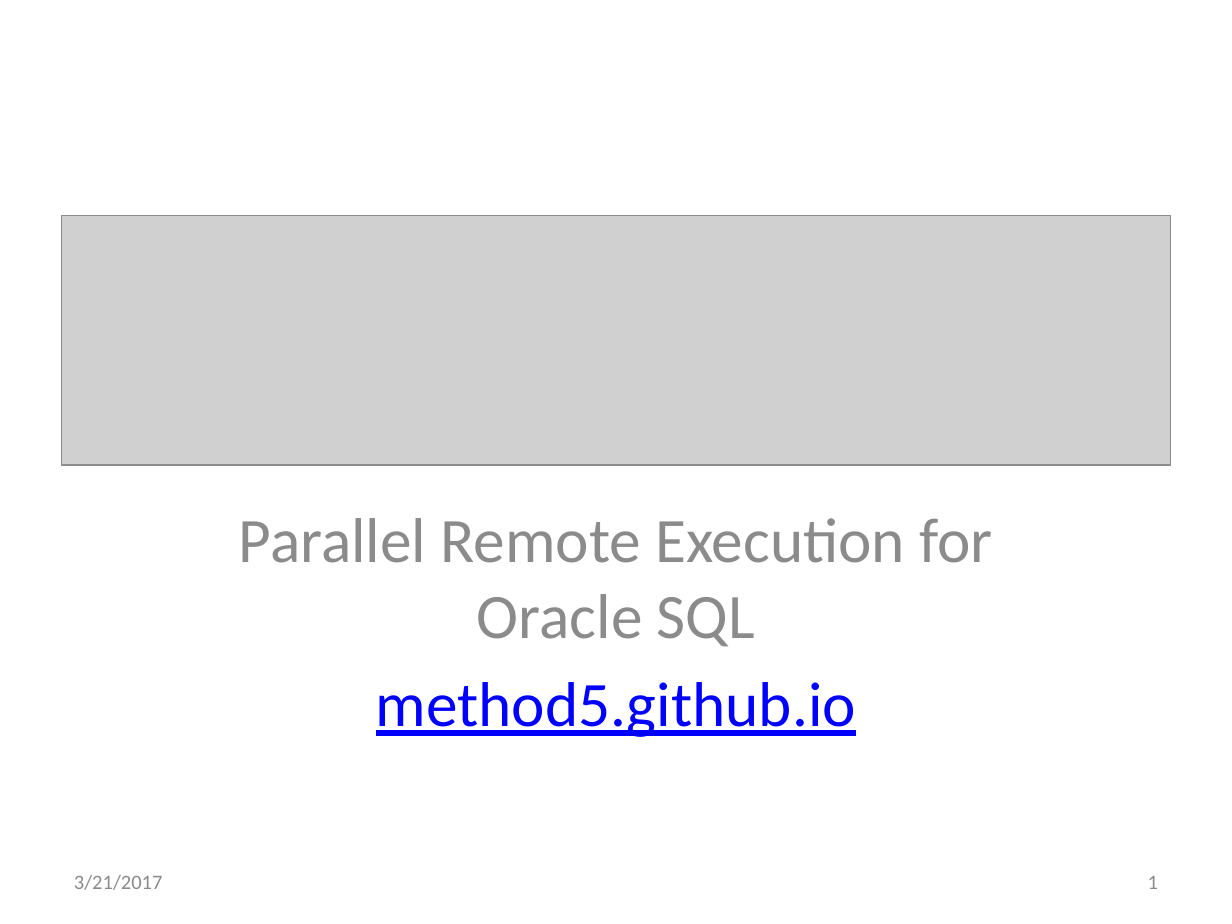
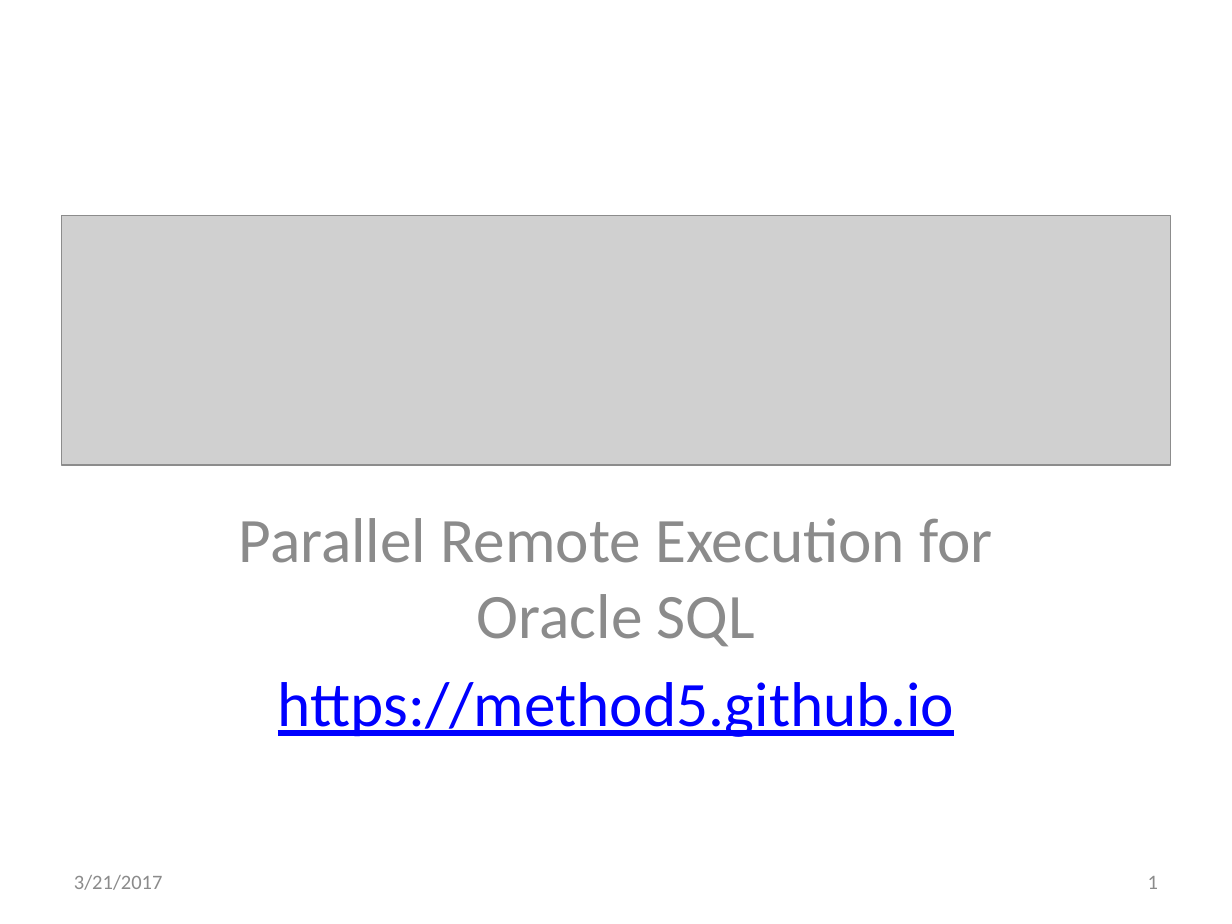
Before and after one commit to method5/method5.github.io, a slide deck: slide 1 of presentations/Method5.pptx. Drawn at 1232x924 pixels with LibreOffice and Linux fonts; fonts in the diff are those of the drawing; grey boxes stand for pictures. Boxes give left, top, right and bottom in pixels: in the first picture for what was removed or moved away, otherwise in the second. Text is boxed around its words. In the diff, an @@ line names an element or a change of style, - is before the commit and + after.

Commit message:
Fixed link on title page.

```diff
--- a/presentations/Method5.pptx
+++ b/presentations/Method5.pptx
@@ subtitle at (278,682,954,737): text changed @@
-method5.github.io
+https://method5.github.io
```
